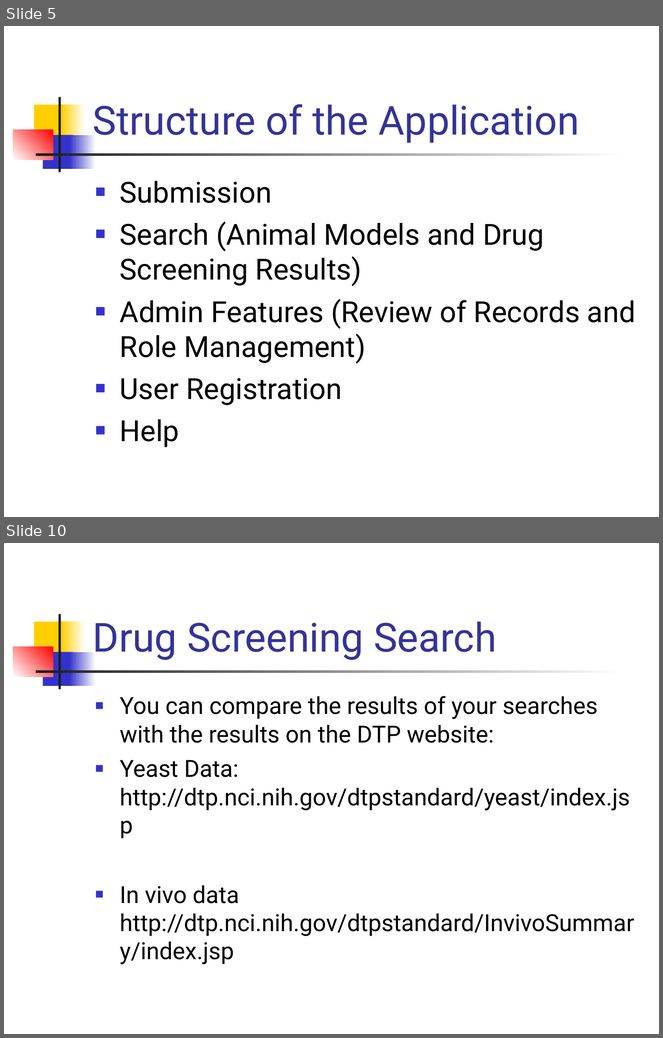
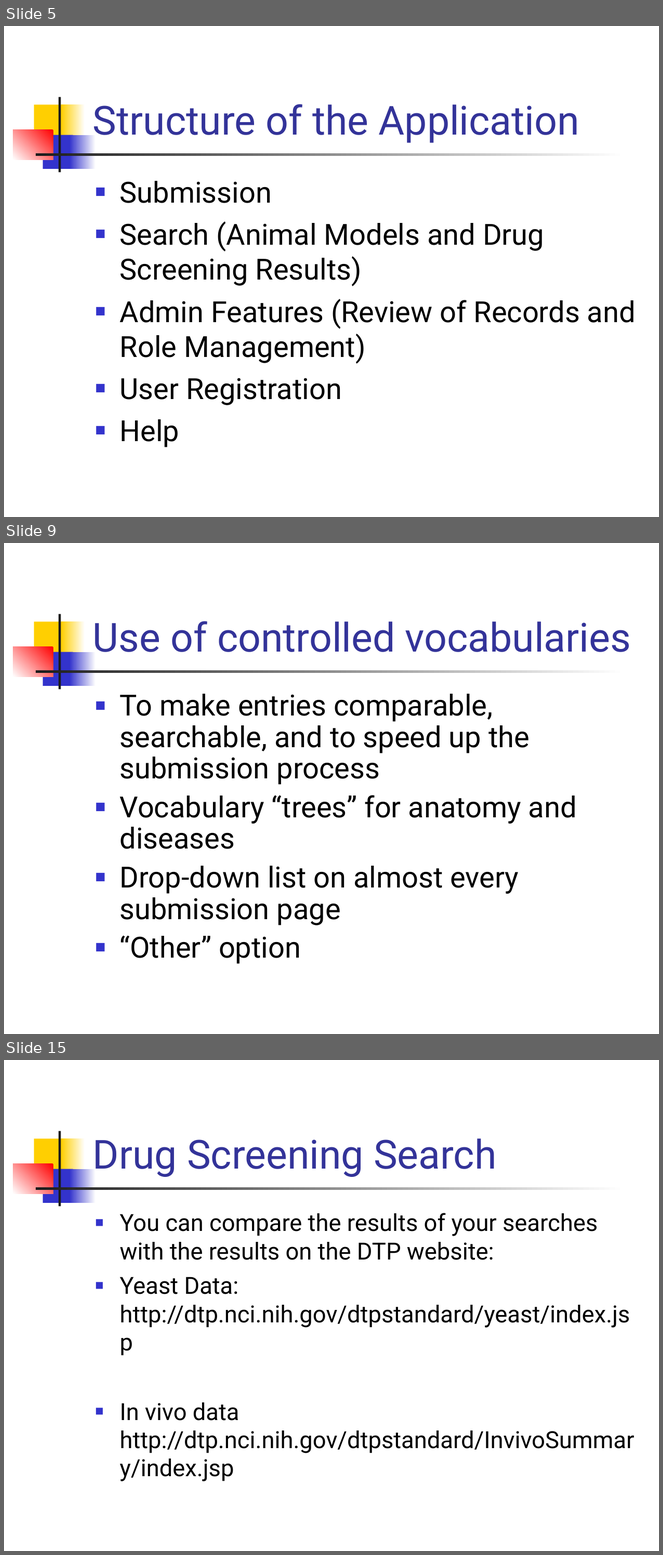
Before and after one commit to NCIP/camod-docs, a slide deck: artifacts/UAT/UAT2/Intro UAT2.ppt. Shown one above the other, each under a label of ours: slides 5 and 10 before the commit, slides 5, 9 and 15 after it; the slides between them are not shown. The pictures are 663x1038 and 663x1555 pixels, drawn with LibreOffice and Linux fonts; fonts in the diff are those of the drawing. Boxes give left, top, right and bottom in pixels: in the first picture for what was removed or moved away, otherwise in the second. Text is boxed around its words. In the diff, an @@ line names an element or a change of style, - is before the commit and + after.

```diff
--- a/artifacts/UAT/UAT2/Intro UAT2.ppt
+++ b/artifacts/UAT/UAT2/Intro UAT2.ppt
@@ slide 9 added at bbox=[4, 543, 659, 1034], background #FFFFFF; not listed: 7 template elements that a slide beside it also shows @@
@@ title added at bbox=[93, 621, 631, 652], 44 pt, text #333399 @@
+Use of controlled vocabularies
@@ text added at bbox=[120, 694, 577, 964], 32 pt, text #000000 @@
+■ To make entries comparable, searchable, and to speed up the submission process
+■ Vocabulary “trees” for anatomy and diseases
+■ Drop-down list on almost every submission page
+■ “Other” option
@@ what was slide 10 is now slide 15 @@
```
Also in this commit, not shown: 5 slides changed, 7 other slides added, 1 slide removed, 6 other files.
